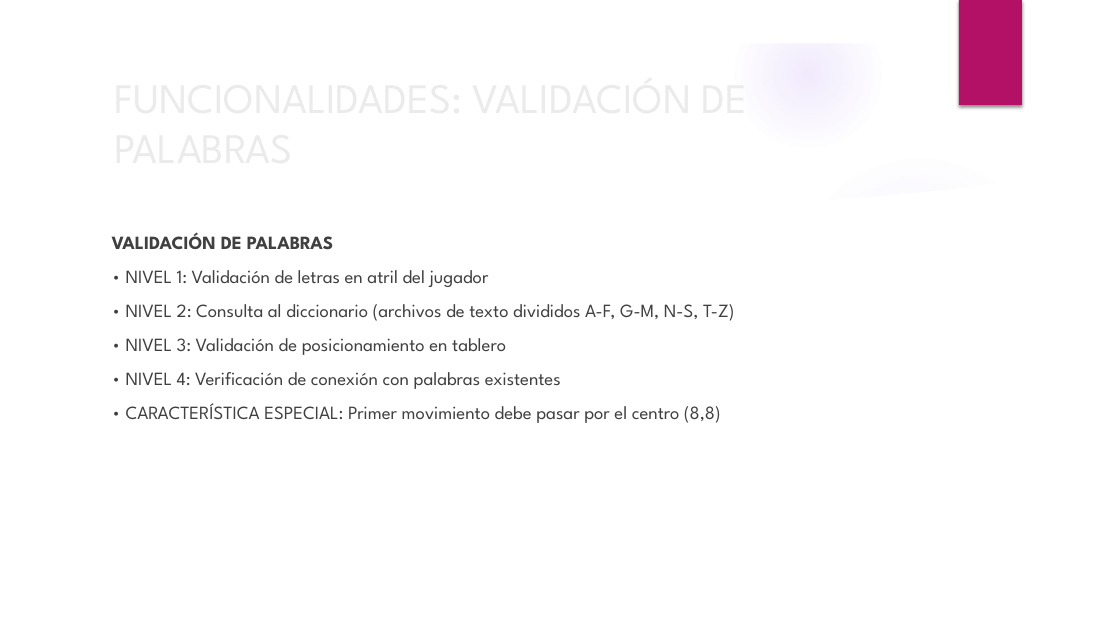
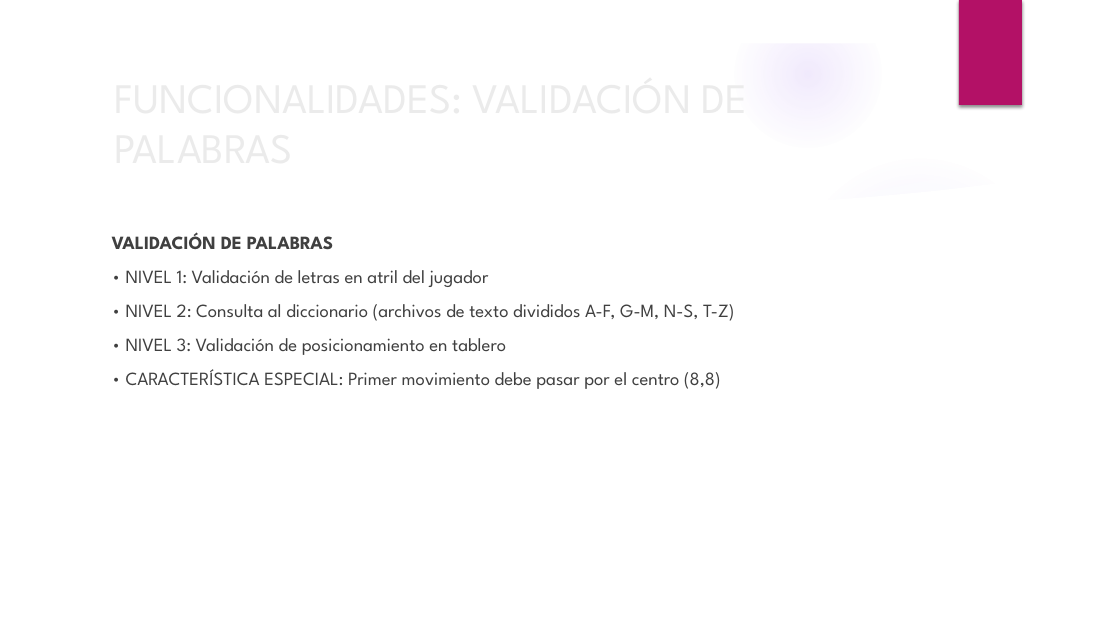
Before and after one commit to BinaryJuan/scrabble-poo, a slide deck: slide 45 of SCRABBLE.pptx (slide 43 before the commit). Drawn at 1120x630 pixels with LibreOffice and Linux fonts; fonts in the diff are those of the drawing; background and template pictures are left out. Boxes give left, top, right and bottom in pixels: in the first picture for what was removed or moved away, otherwise in the second. Text is boxed around its words. In the diff, an @@ line names an element or a change of style, - is before the commit and + after.

```diff
--- a/SCRABBLE.pptx
+++ b/SCRABBLE.pptx
@@ text at [126,372,561,389]: paragraph removed @@
-• NIVEL 4: Verificación de conexión con palabras existentes
```
Also in this commit, not shown: 12 other slides changed, 3 slides added, 1 slide removed, 3 other files.
